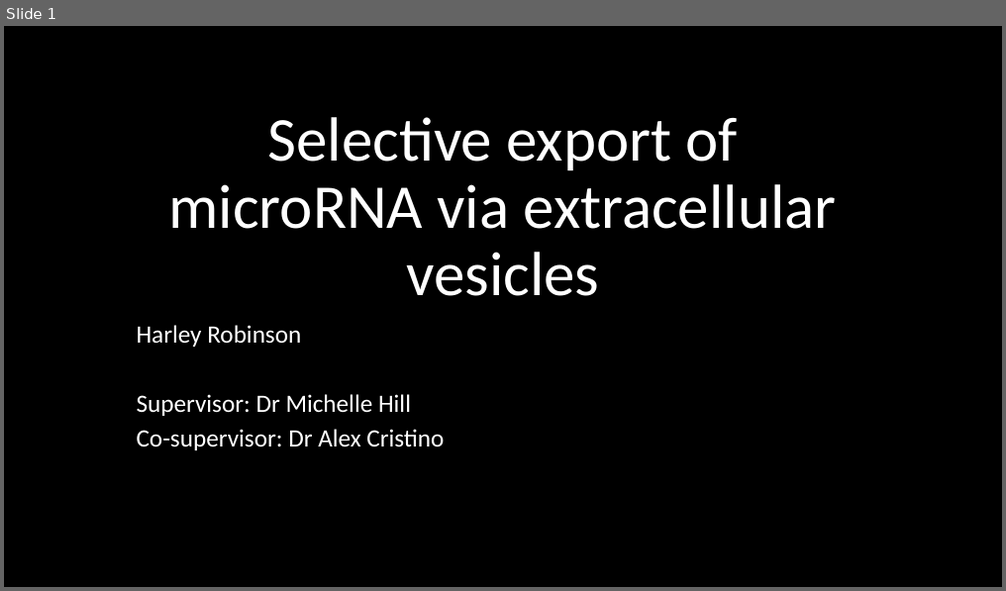
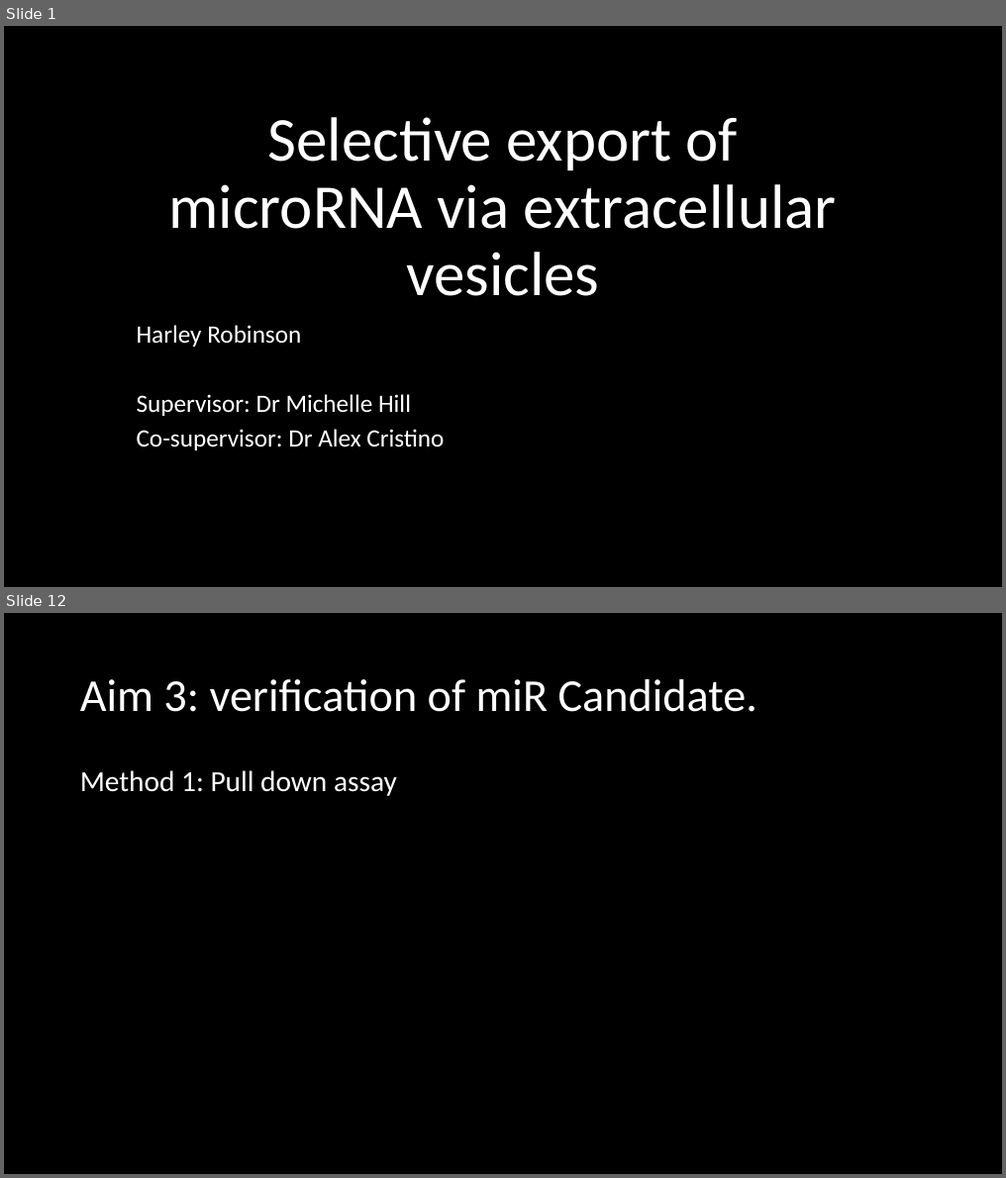
Before and after one commit to HarleyRobinson/Honours2, a slide deck: BackgroundInfo/Selective export of microRNA via extracellular vesicles.pptx. Shown one above the other, each under a label of ours: slide 1 before the commit, slides 1 and 12 after it; the slides between them are not shown. The pictures are 1006x591 and 1006x1178 pixels, drawn with LibreOffice and Linux fonts; fonts in the diff are those of the drawing; background and template pictures are left out. Boxes give left, top, right and bottom in pixels: in the first picture for what was removed or moved away, otherwise in the second. Text is boxed around its words. In the diff, an @@ line names an element or a change of style, - is before the commit and + after.

```diff
--- a/BackgroundInfo/Selective export of microRNA via extracellular vesicles.pptx
+++ b/BackgroundInfo/Selective export of microRNA via extracellular vesicles.pptx
@@ slide 12 added at box(4, 613, 1002, 1174), background #000000 @@
@@ title added at box(80, 679, 757, 712), 44 pt, text #FFFFFF @@
+Aim 3: verification of miR Candidate.
@@ text added at box(80, 770, 397, 796), 28 pt, text #FFFFFF @@
+Method 1: Pull down assay
```
Also in this commit, not shown: 7 slides changed, 5 other slides added, 2 slides removed, 7 other files.
